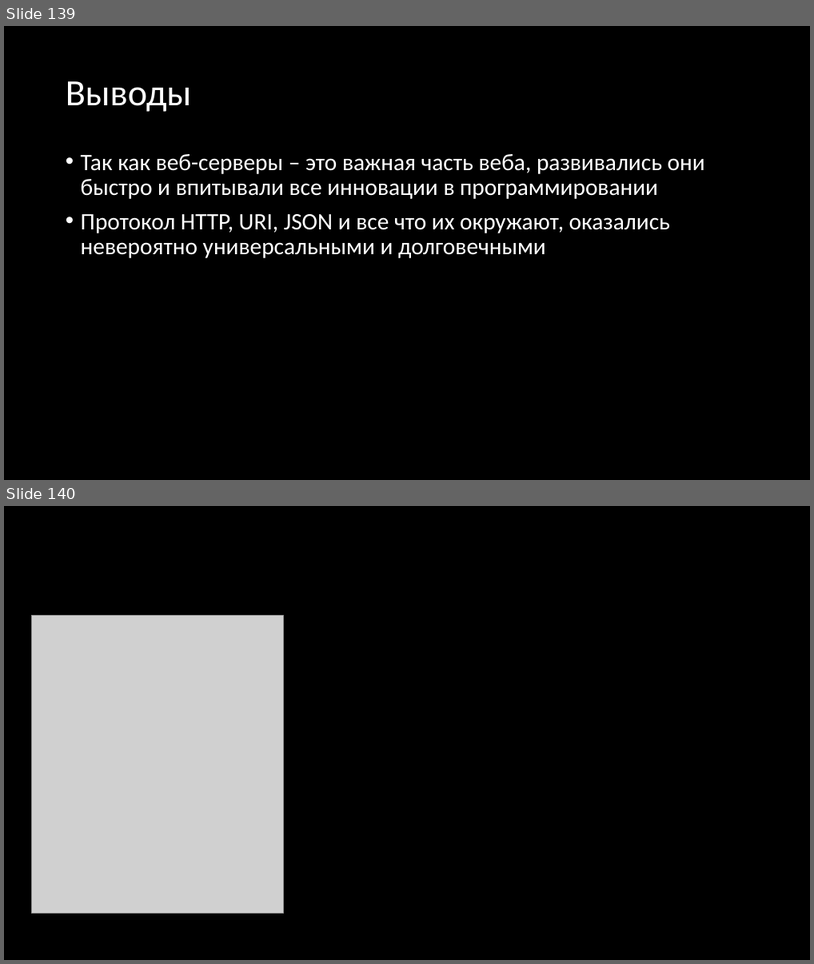
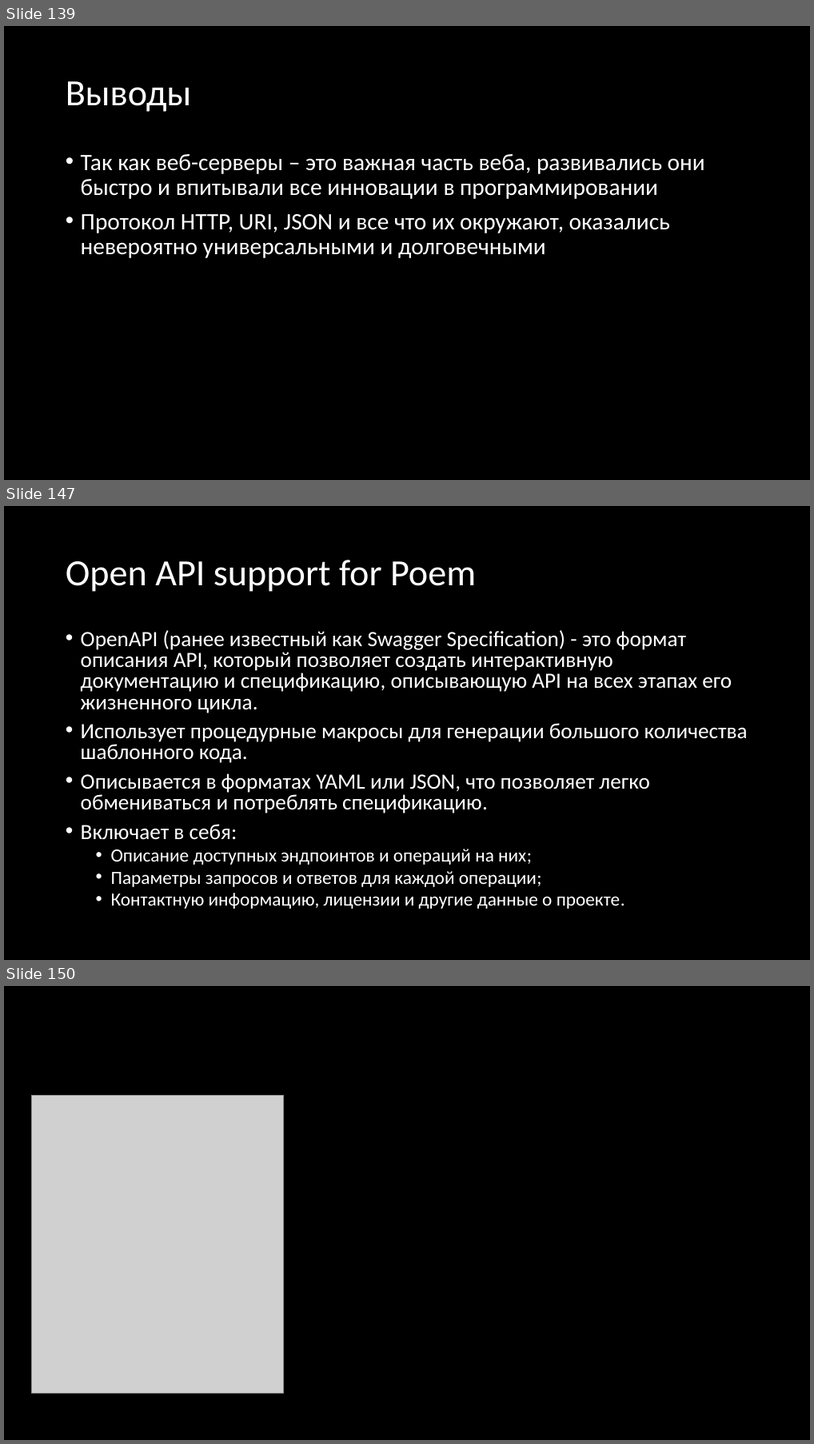
Before and after one commit to Gordon01/learn-rust, a slide deck: keynotes/Rust 2024.pptx. Shown one above the other, each under a label of ours: slides 139 and 140 before the commit, slides 139, 147 and 150 after it; the slides between them are not shown. The pictures are 814x964 and 814x1444 pixels, drawn with LibreOffice and Linux fonts; fonts in the diff are those of the drawing; grey boxes stand for pictures. Boxes give left, top, right and bottom in pixels: in the first picture for what was removed or moved away, otherwise in the second. Text is boxed around its words. In the diff, an @@ line names an element or a change of style, - is before the commit and + after.

Commit message:
Добавить слайды про poem Co-authored-by: maustyuzhanina <maustyuzhanina@noreply.gitverse.ru> Co-committed-by: maustyuzhanina <maustyuzhanina@noreply.gitverse.ru>

```diff
--- a/keynotes/Rust 2024.pptx
+++ b/keynotes/Rust 2024.pptx
@@ slide 147 added at [4,506,810,960], background #000000 @@
@@ title added at [66,560,476,592], 44 pt, text #FFFFFF @@
+Open API support for Poem
@@ text added at [81,630,748,908], 25.9 pt, text #FFFFFF @@
+• OpenAPI (ранее известный как Swagger Specification) - это формат описания API, который позволяет создать интерактивную документацию и спецификацию, описывающую API на всех этапах его жизненного цикла.
+• Использует процедурные макросы для генерации большого количества шаблонного кода.
+• Описывается в форматах YAML или JSON, что позволяет легко обмениваться и потреблять спецификацию.
+• Включает в себя:
+  • Описание доступных эндпоинтов и операций на них;
+  • Параметры запросов и ответов для каждой операции;
+  • Контактную информацию, лицензии и другие данные о проекте.
@@ what was slide 140 is now slide 150 @@
```
Also in this commit, not shown: 1 slide changed, 9 other slides added.
